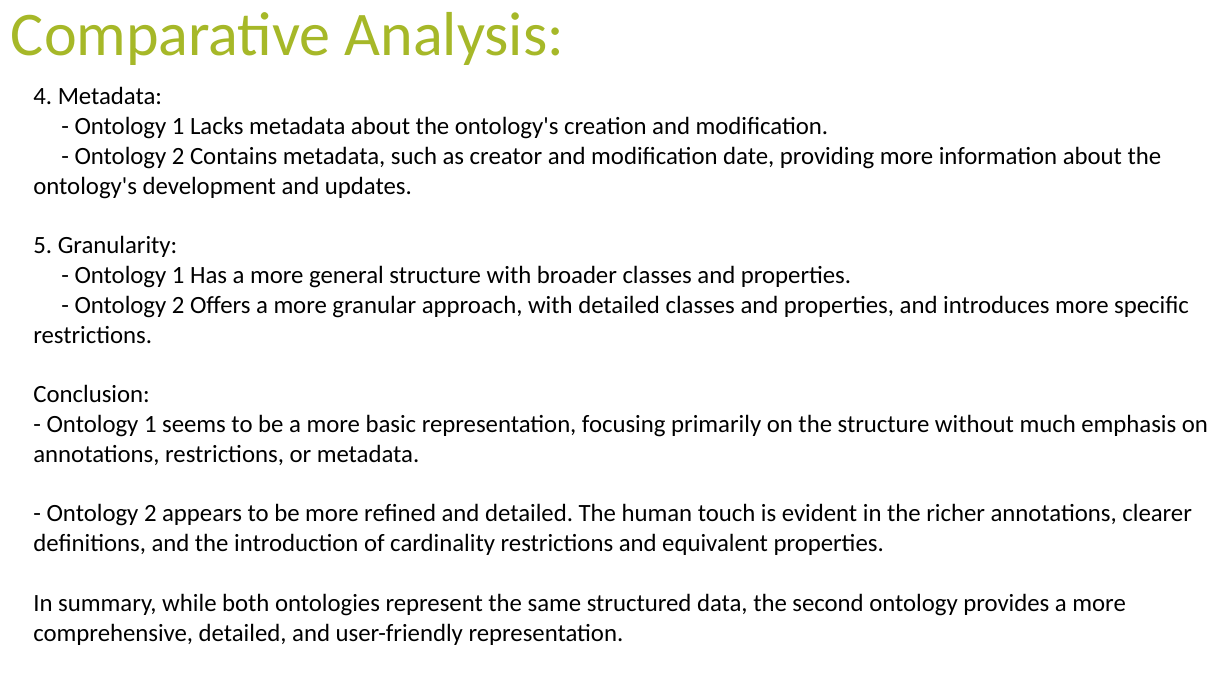
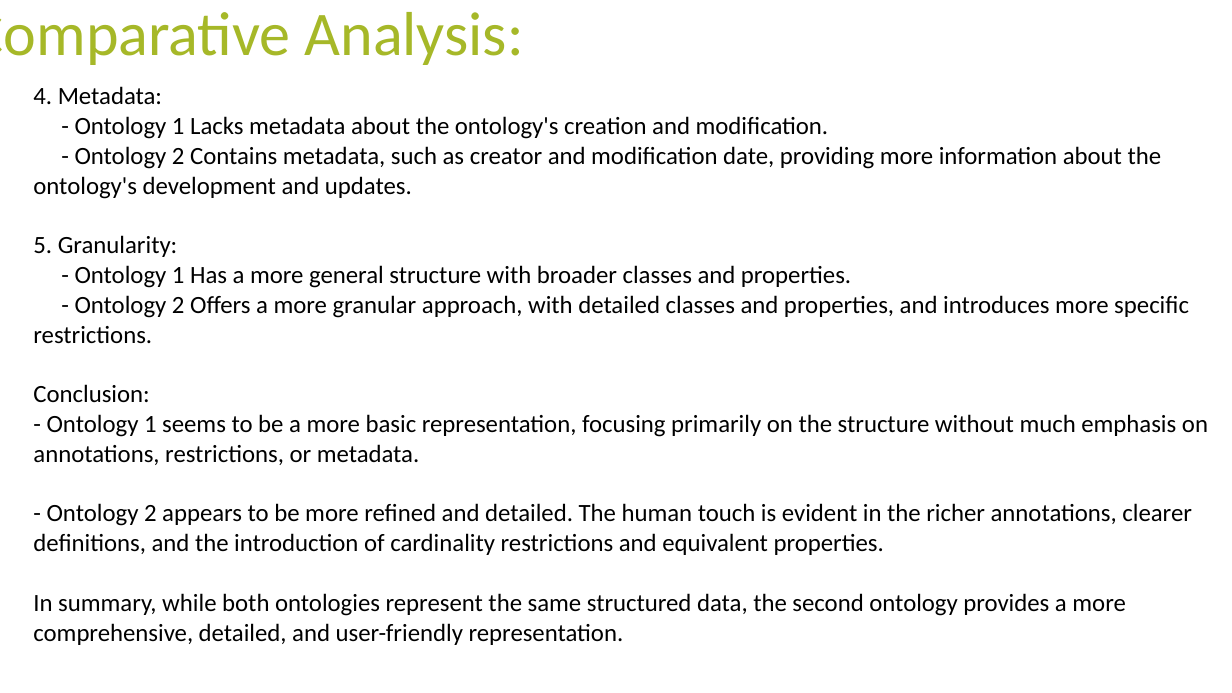
Before and after one commit to tecnomod-um/OntoGenix, a slide deck: slide 8 of IDEAS.pptx. Drawn at 1232x693 pixels with LibreOffice and Linux fonts; fonts in the diff are those of the drawing. Boxes give left, top, right and bottom in pixels: in the first picture for what was removed or moved away, otherwise in the second. Text is boxed around its words. In the diff, an @@ line names an element or a change of style, - is before the commit and + after.

```diff
--- a/IDEAS.pptx
+++ b/IDEAS.pptx
@@ text "Comparative Analysis:" rewrapped from <box>11,12,564,65</box> to <box>0,12,524,65</box> @@
```
Also in this commit, not shown: 8 other slides changed, 31 other files.
